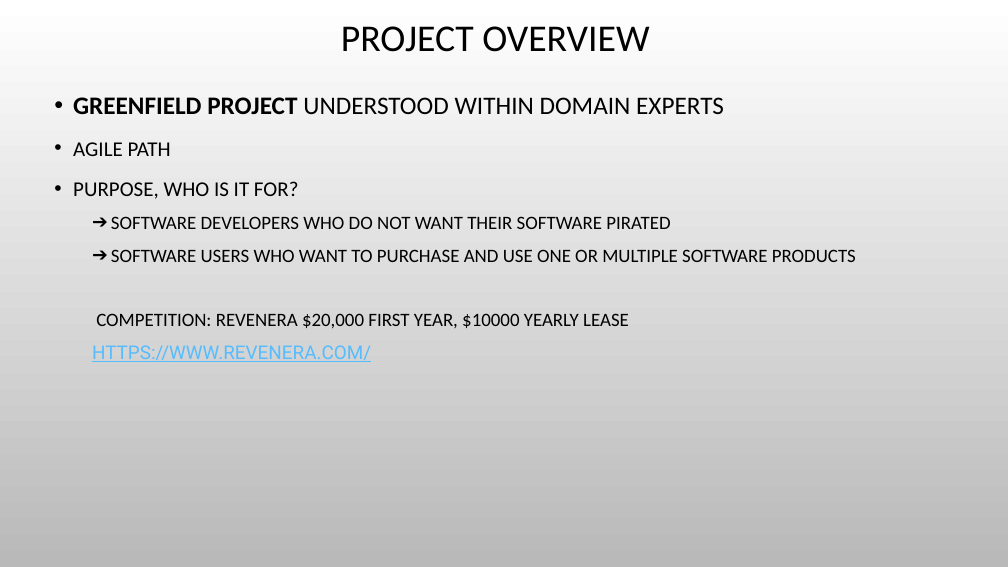
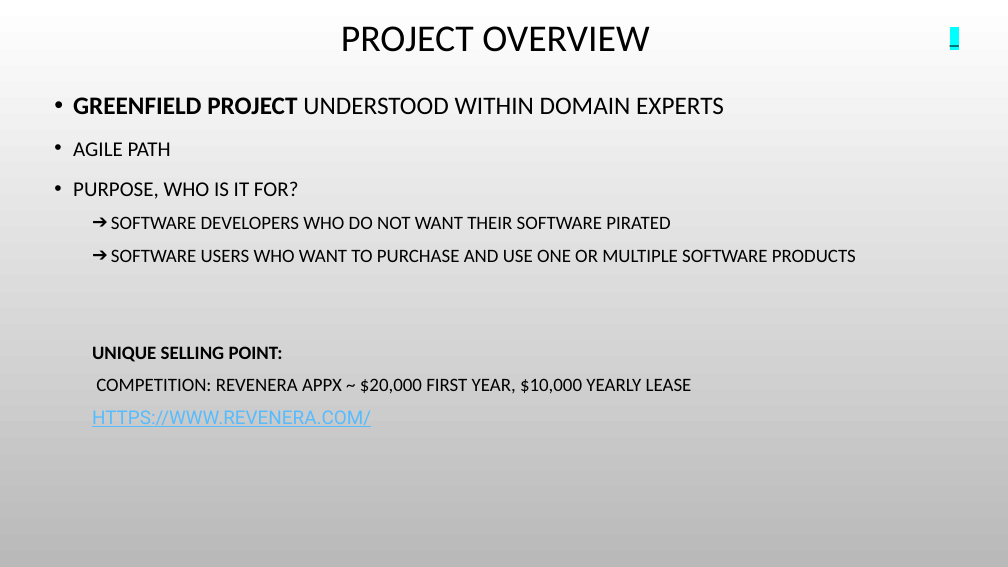
Before and after one commit to colby13king/cs5320-code, a slide deck: slide 3 of LicenseAssetManager/docs/team10FinalPresentation.pptx (slide 2 before the commit). Drawn at 1008x567 pixels with LibreOffice and Linux fonts; fonts in the diff are those of the drawing; background and template pictures are left out. Boxes give left, top, right and bottom in pixels: in the first picture for what was removed or moved away, otherwise in the second. Text is boxed around its words. In the diff, an @@ line names an element or a change of style, - is before the commit and + after.

```diff
--- a/LicenseAssetManager/docs/team10FinalPresentation.pptx
+++ b/LicenseAssetManager/docs/team10FinalPresentation.pptx
@@ text added at bbox=[942, 22, 967, 52], 18 pt, text #000000 @@
+_
@@ text at bbox=[92, 346, 692, 393]: text changed @@
-  COMPETITION: REVENERA $20,000 FIRST YEAR, $10000 YEARLY LEASE
+  UNIQUE SELLING POINT:
+  COMPETITION: REVENERA APPX ~ $20,000 FIRST YEAR, $10,000 YEARLY LEASE
```
Also in this commit, not shown: 9 other slides changed, 5 slides added, 2 slides removed.
